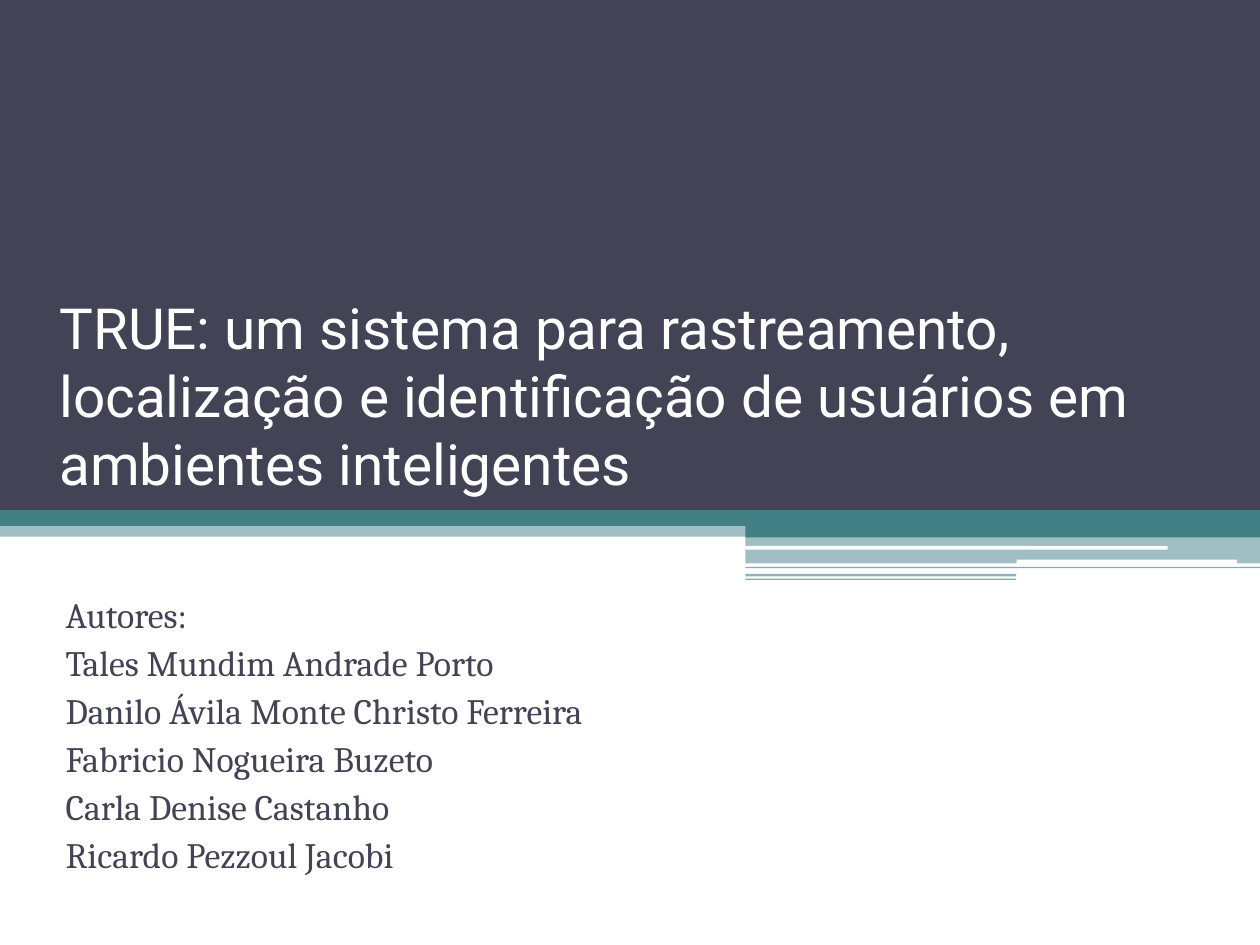
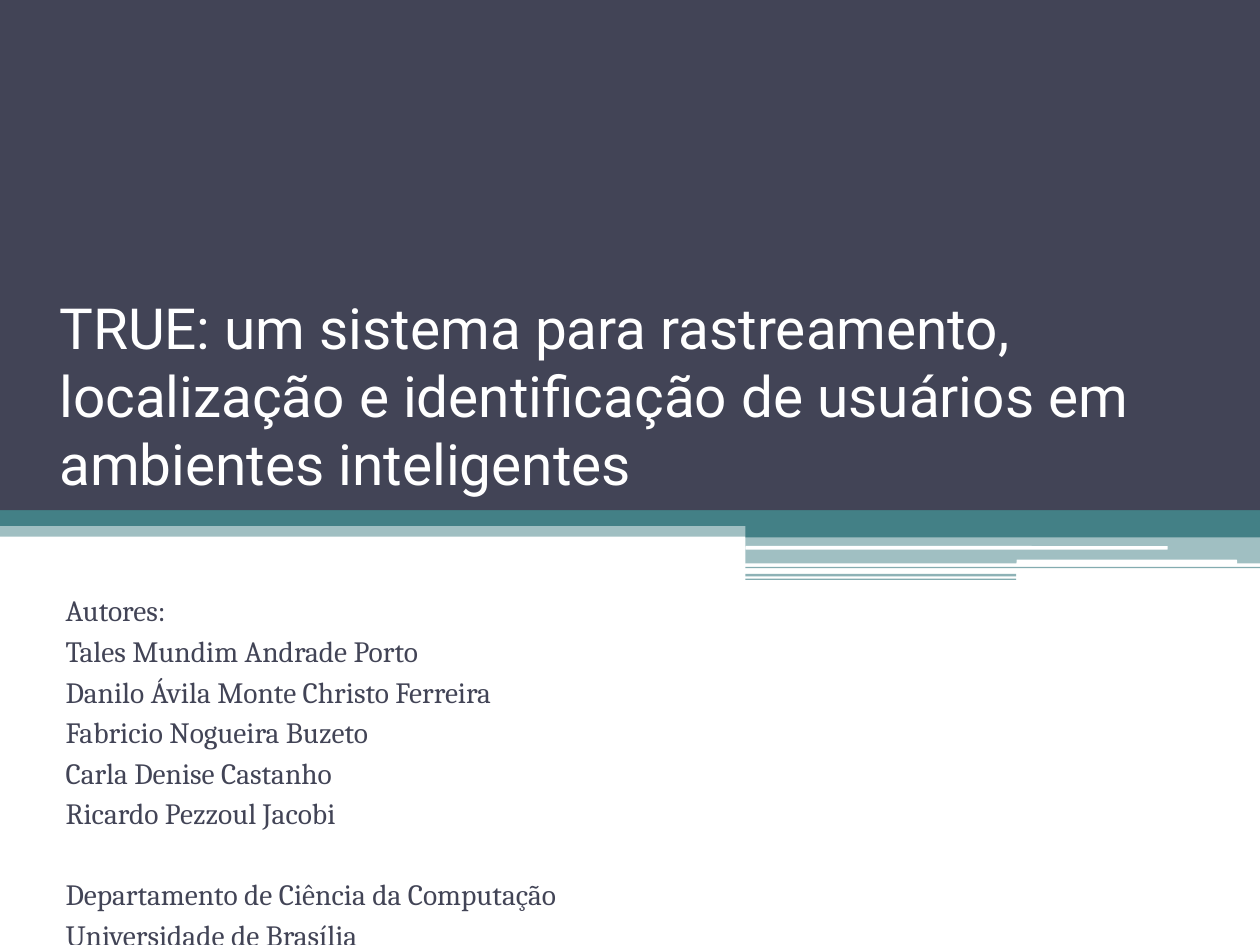
Before and after one commit to talesporto/Artigo-TRUE-SBCUP, a slide deck: slide 1 of apresentacao/ApresentacaoSBCUP.pptx. Drawn at 1260x945 pixels with LibreOffice and Linux fonts; fonts in the diff are those of the drawing. Boxes give left, top, right and bottom in pixels: in the first picture for what was removed or moved away, otherwise in the second. Text is boxed around its words. In the diff, an @@ line names an element or a change of style, - is before the commit and + after.

```diff
--- a/apresentacao/ApresentacaoSBCUP.pptx
+++ b/apresentacao/ApresentacaoSBCUP.pptx
@@ subtitle at (x1=66, y1=601, x2=491, y2=830): size 20.4 to 16.8 pt in "Autores:", "Tales Mundim Andrade Porto", "Danilo Ávila Monte Christo Ferreira", "Fabricio Nogueira Buzeto" and 2 more places @@
@@ subtitle at (x1=66, y1=884, x2=556, y2=911): paragraphs added @@
+Departamento de Ciência da Computação
+Universidade de Brasília
```
Also in this commit, not shown: 14 other slides changed, 10 slides removed.
